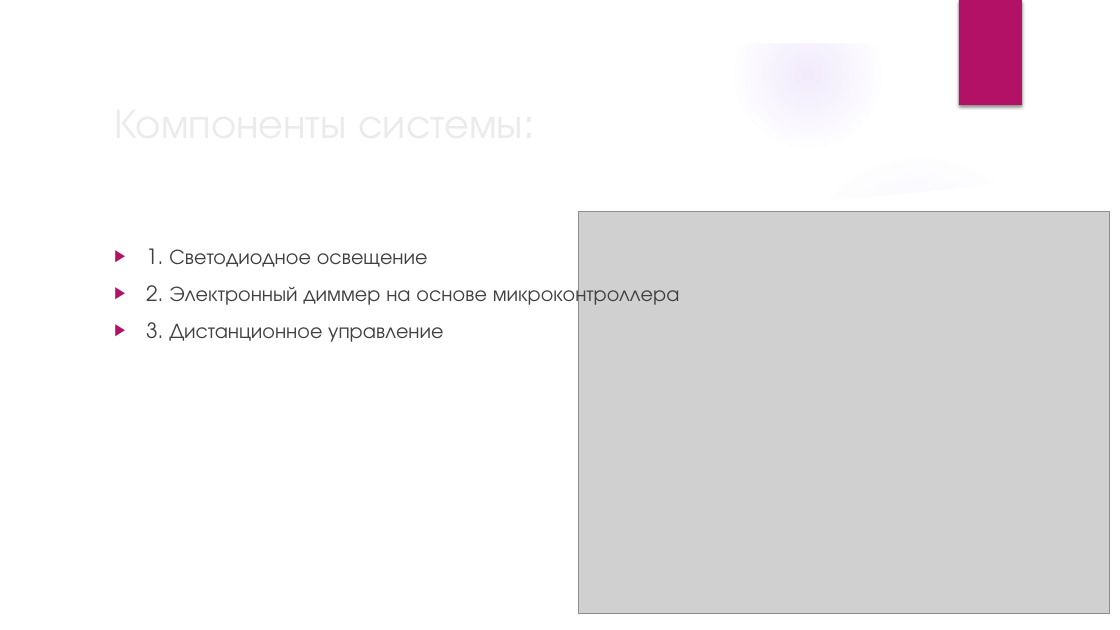
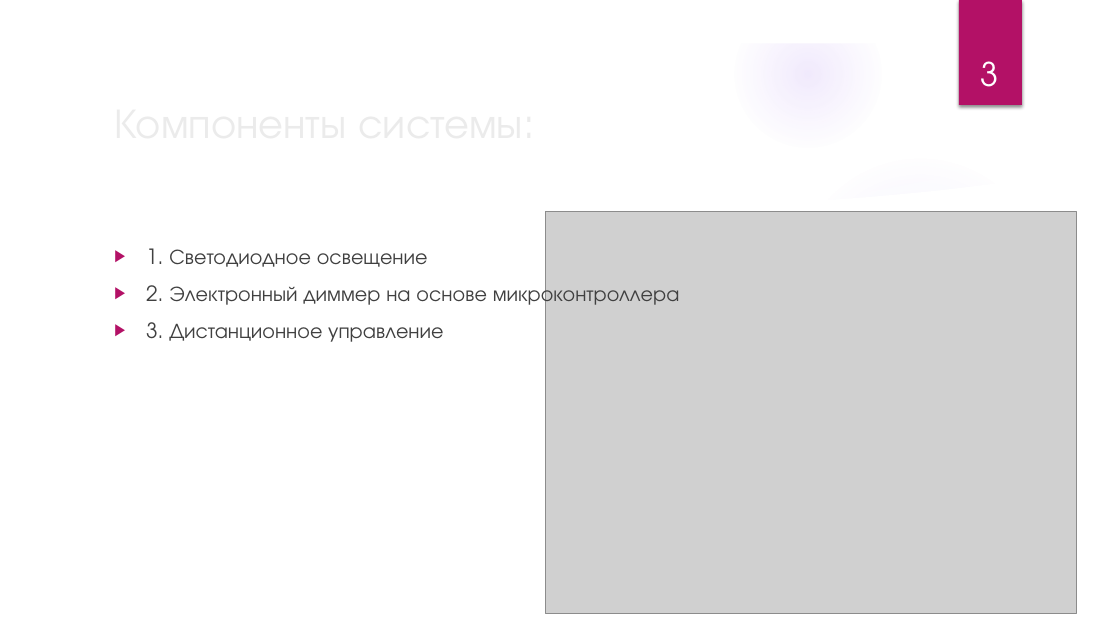
Before and after one commit to VitSaf/kursovaya, a slide deck: slide 3 of диплом.pptx. Drawn at 1120x630 pixels with LibreOffice and Linux fonts; fonts in the diff are those of the drawing; grey boxes stand for pictures; background and template pictures are left out. Boxes give left, top, right and bottom in pixels: in the first picture for what was removed or moved away, otherwise in the second. Text is boxed around its words. In the diff, an @@ line names an element or a change of style, - is before the commit and + after.

```diff
--- a/диплом.pptx
+++ b/диплом.pptx
@@ page number added at (980, 61, 998, 87), 28 pt, text #FFFFFF @@
+3
@@ picture: place and size @@
-picture at (579, 212, 1110, 613)
+picture at (545, 212, 1076, 613)
```
Also in this commit, not shown: 13 other slides changed, 1 other file.
